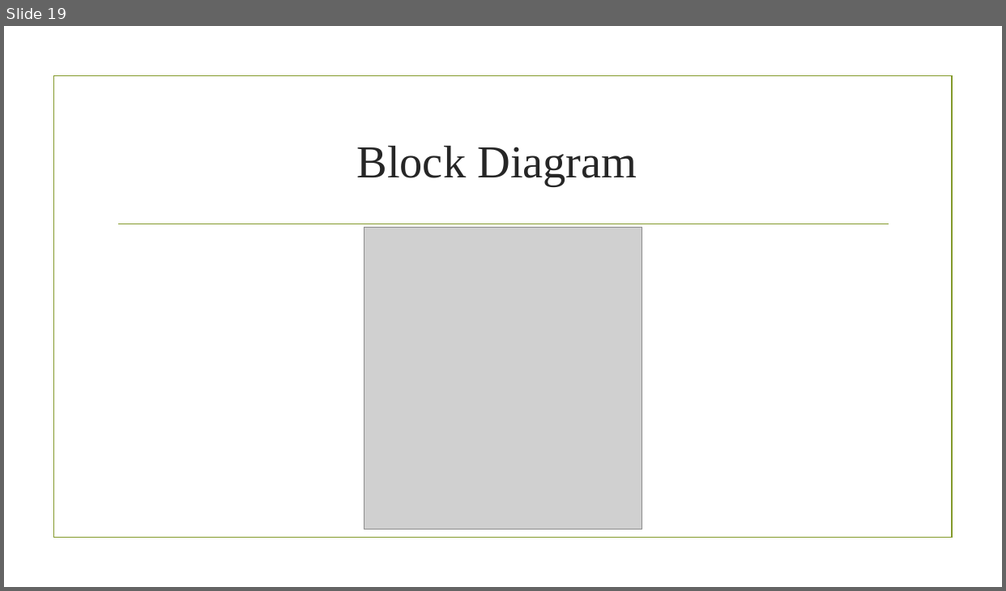
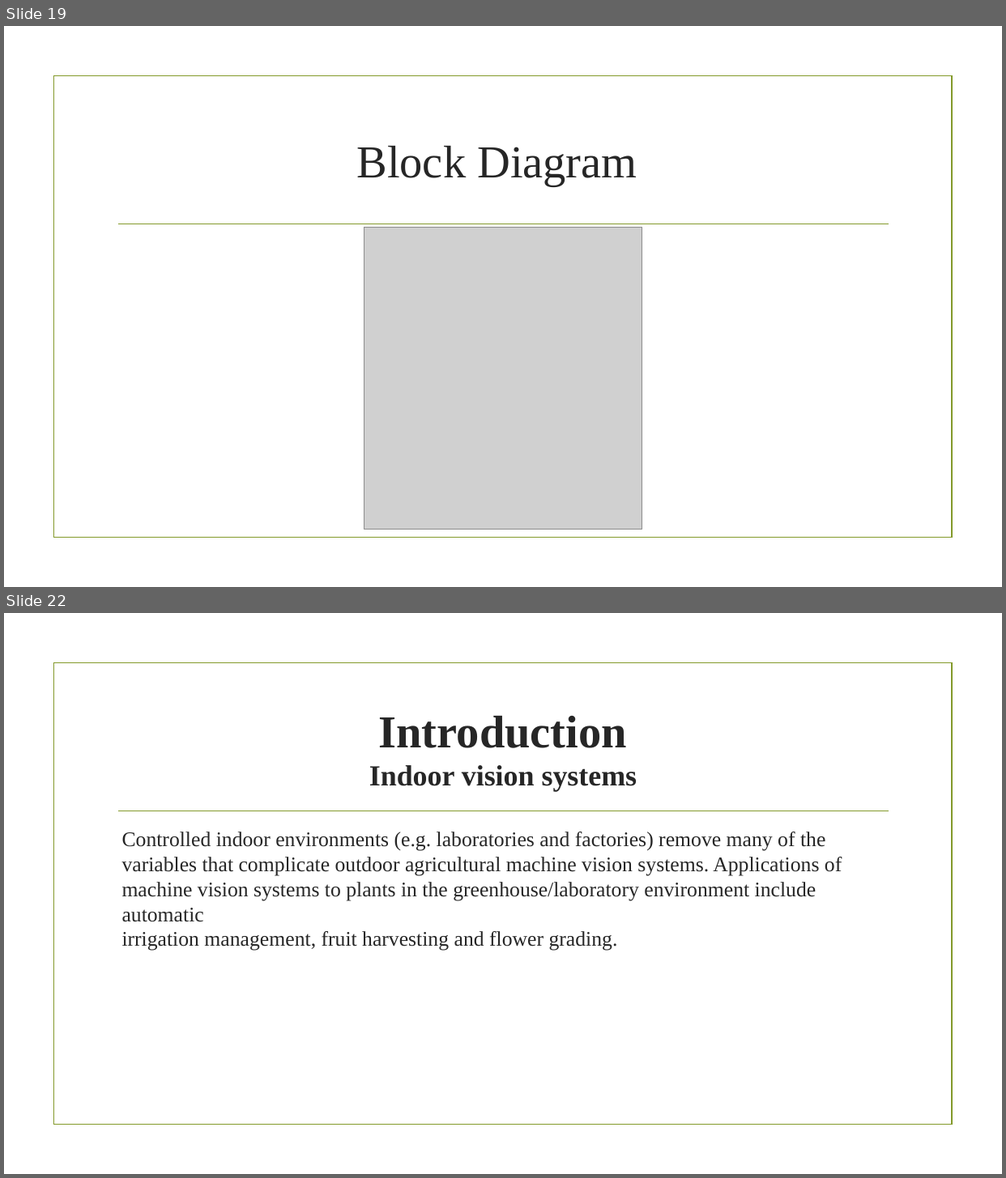
Before and after one commit to aminabyaneh/smart-greenhouse, a slide deck: docs/slides/Smart_Greenhouse_NO1.pptx. Shown one above the other, each under a label of ours: slide 19 before the commit, slides 19 and 22 after it; the slides between them are not shown. The pictures are 1006x591 and 1006x1178 pixels, drawn with LibreOffice and Linux fonts; fonts in the diff are those of the drawing; grey boxes stand for pictures; background and template pictures are left out. Boxes give left, top, right and bottom in pixels: in the first picture for what was removed or moved away, otherwise in the second. Text is boxed around its words. In the diff, an @@ line names an element or a change of style, - is before the commit and + after.

```diff
--- a/docs/slides/Smart_Greenhouse_NO1.pptx
+++ b/docs/slides/Smart_Greenhouse_NO1.pptx
@@ slide 22 added at (4, 613, 1002, 1174), background picture (left out); not listed: 2 template elements that a slide beside it also shows @@
@@ title added at (369, 716, 637, 791), 28 pt, text #262626, bold @@
+Introduction
+Indoor vision systems
@@ text added at (122, 832, 842, 951), 20 pt, text #262626 @@
+Controlled indoor environments (e.g. laboratories and factories) remove many of the
+variables that complicate outdoor agricultural machine vision systems. Applications of
+machine vision systems to plants in the greenhouse/laboratory environment include automatic
+irrigation management, fruit harvesting and flower grading.
```
Also in this commit, not shown: 14 other slides added, 2 other files.
